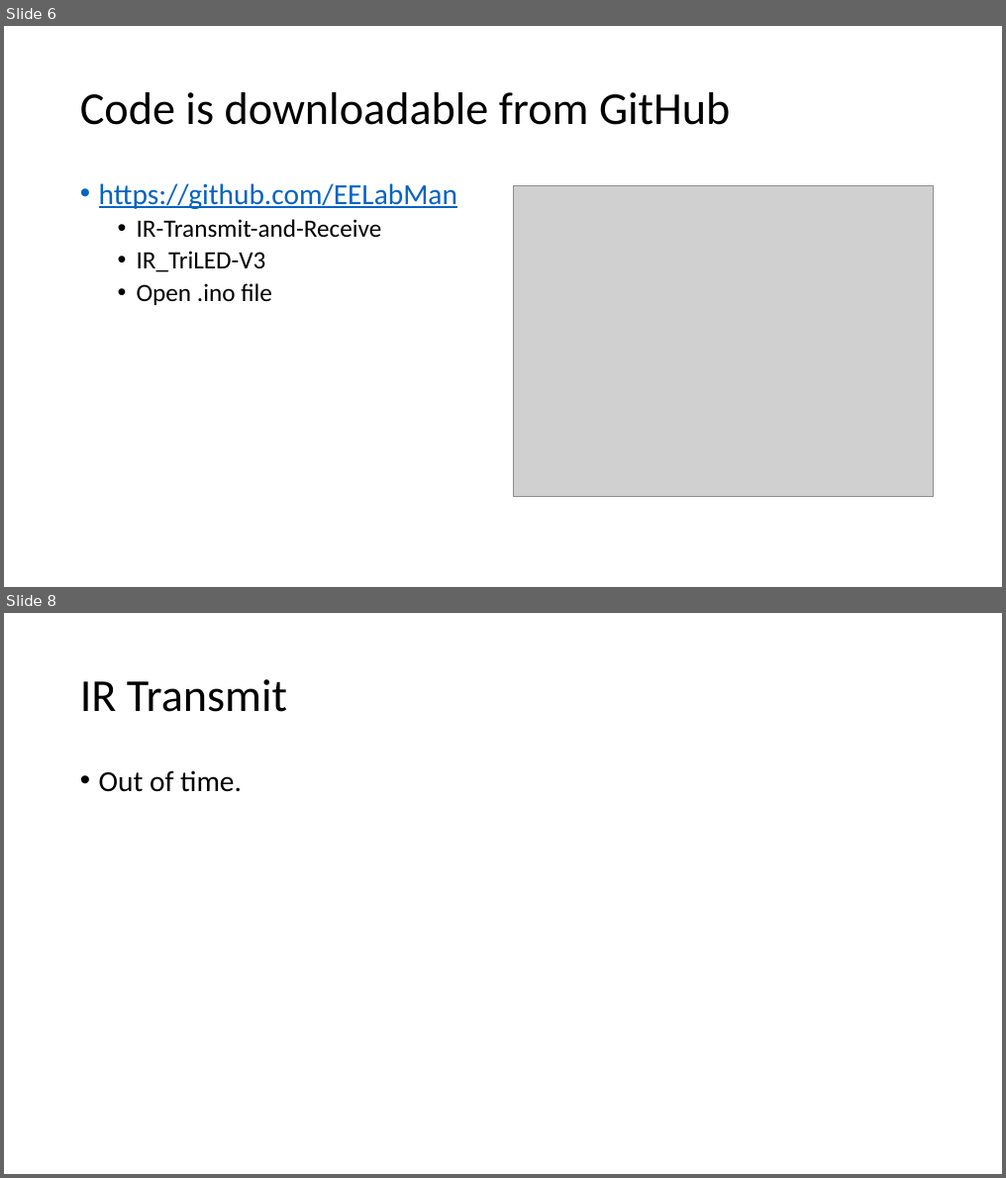
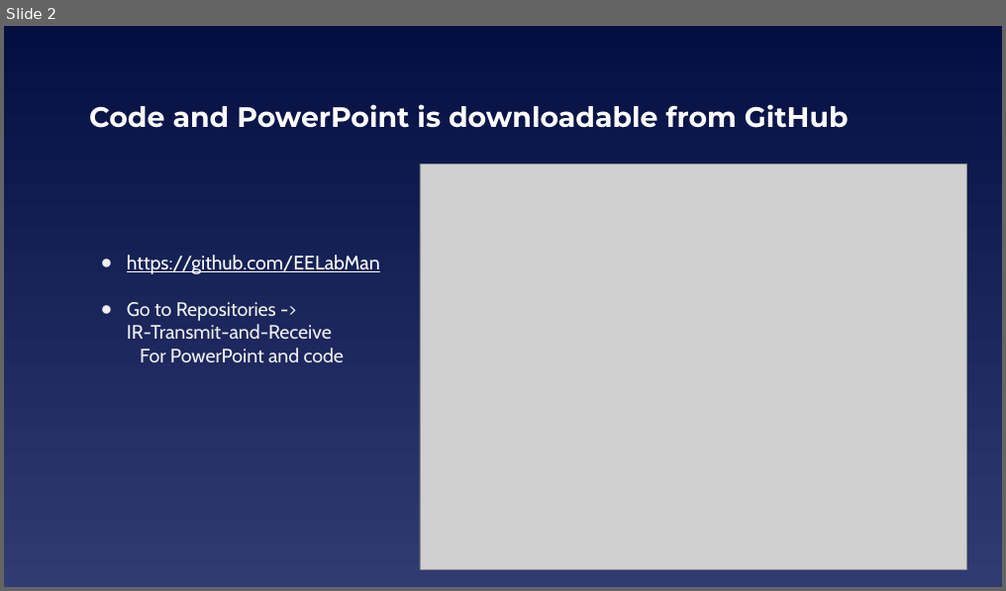
Before and after one commit to EELabMan/IR-Transmit-and-Receive, a slide deck: Infrared TX RX.pptx. Shown one above the other, each under a label of ours: slides 6 and 8 before the commit, slide 2 after it; the slides between them are not shown. The pictures are 1006x1178 and 1006x591 pixels, drawn with LibreOffice and Linux fonts; fonts in the diff are those of the drawing; grey boxes stand for pictures. Boxes give left, top, right and bottom in pixels: in the first picture for what was removed or moved away, otherwise in the second. Text is boxed around its words. In the diff, an @@ line names an element or a change of style, - is before the commit and + after.

```diff
--- a/Infrared TX RX.pptx
+++ b/Infrared TX RX.pptx
@@ slide 8 removed at [4, 613, 1002, 1174], background #FFFFFF @@
@@ title removed at [80, 679, 287, 712] @@
-IR Transmit
@@ text removed at [99, 770, 242, 792] @@
-• Out of time.
@@ what was slide 6 is now slide 2 @@
@@ slide 2 changed as well @@
@@ background #FFFFFF to gradient #040E41 to #303B72 @@
@@ title at [89, 104, 848, 128]: text changed; size 44 to 27 pt; font Calibri to Montserrat; text colour #000000 to #FFFFFF; bold on @@
-Code is downloadable from GitHub
+Code and PowerPoint is downloadable from GitHub
@@ text "https://github.com/EELabMan": place and size @@
-text "https://github.com/EELabMan" at [99, 183, 457, 305]
+text "https://github.com/EELabMan" at [127, 255, 380, 364]
@@ text "https://github.com/EELabMan" at [127, 255, 380, 364]: vertical alignment top to middle @@
@@ picture: place and size @@
-picture at [514, 185, 934, 497]
+picture at [420, 164, 966, 570]
@@ text at [127, 255, 380, 274]: size 28 to 18.7 pt, font Calibri to Cabin, text colour #0563C1 to #FFFFFF in "https://github.com/EELabMan"; bullet • to ●; line spacing 0.9 to 1; less space between paragraphs @@
@@ text at [127, 302, 344, 364]: text changed; size 24 to 18.7 pt; font Calibri to Cabin; text colour #000000 to #EFEFEF @@
-  • IR-Transmit-and-Receive
-  • IR_TriLED-V3
-  • Open .ino file
+● Go to Repositories -> IR-Transmit-and-Receive For PowerPoint and code
```
Also in this commit, not shown: 6 other slides changed, 5 slides added.
